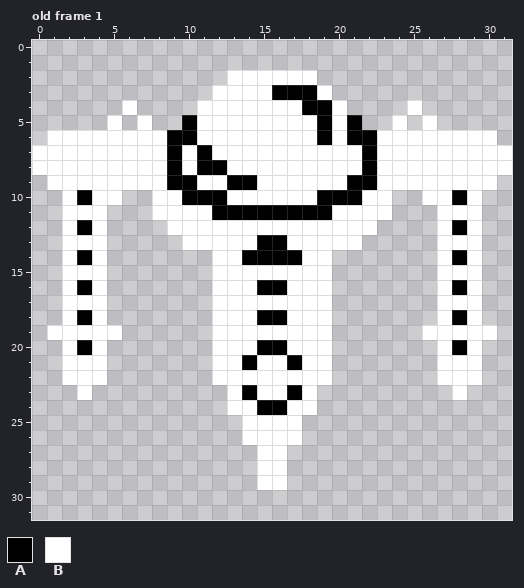
Pixel-art file: resources/ase/enemies/ranged-enemy.aseprite. That is the earlier state.
32x32 pixels, 1 frame. Shown: old frame 1. The commit also changed other frames, which this record leaves out.
Palette (. is transparent): A #000000  B #ffffff
Pixels before, old frame 1, first column x 0:
 2 .............BBBBBB.............
 3 ............BBBBAAAB............
 4 ......B....BBBBBBBAAB....B......
 5 .....B.B..ABBBBBBBBABA..B.B.....
 6 .BBBBBBBBAABBBBBBBBABAABBBBBBBB.
 7 BBBBBBBBBABABBBBBBBBBBABBBBBBBBB
 8 BBBBBBBBBABAABBBBBBBBBABBBBBBBBB
 9 .BBBBBBBBAABBAABBBBBBAABBBBBBBB.
10 ..BABB..BBAAABBBBBBAAABB..BBAB..
11 ..BBB...BBBBAAAAAAAABBBB...BBB..
12 ..BAB....BBBBBBBBBBBBBB....BAB..
13 ..BBB.....BBBBBAABBBBB.....BBB..
14 ..BAB.......BBAAAABB.......BAB..
15 ..BBB.......BBBBBBBB.......BBB..
16 ..BAB.......BBBAABBB.......BAB..
17 ..BBB.......BBBBBBBB.......BBB..
18 ..BAB.......BBBAABBB.......BAB..
19 .BBBBB......BBBBBBBB......BBBBB.
20 ..BAB.......BBBAABBB.......BAB..
21 ..BBB.......BBABBABB.......BBB..
22 ..BBB.......BBBBBBBB.......BBB..
23 ...B.........BABBAB.........B...
24 .............BBAABB.............
25 ..............BBBB..............
26 ..............BBBB..............
27 ...............BB...............
28 ...............BB...............
29 ...............BB...............
After:
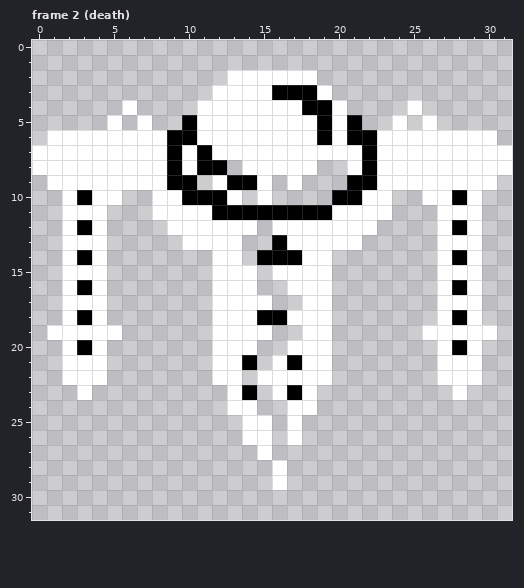
A new or re-ordered frame is compared with the old frame closest to it.
Changes in this commit:
frames 1 -> 15
Changed rows in their new state; - is an unchanged pixel.
Frame 2 (death) is new; against old frame 1, layer "Flattened":
first column x 11:
 8 --.-----..
 9 .----.-...
10 ---.-....-
12 ----.-----
13 ---..-----
14 ---.------
15 ----.-----
16 ----..----
17 -----..---
19 -----..---
20 ----..----
21 ----.-----
22 ---.------
23 ----.-----
24 ----..----
25 -----.----
26 -----.----
27 -----.----
28 ----.-----
29 ----.-----
Changed places in both pictures, as pixel boxes (x1, y1, x2, y2):
erased: (197, 160, 347, 490)
